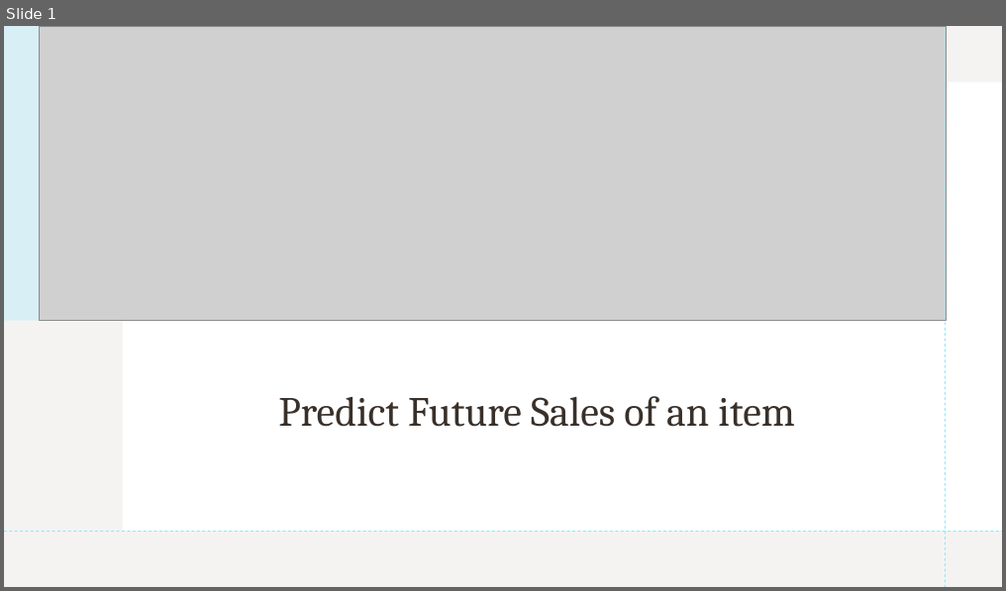
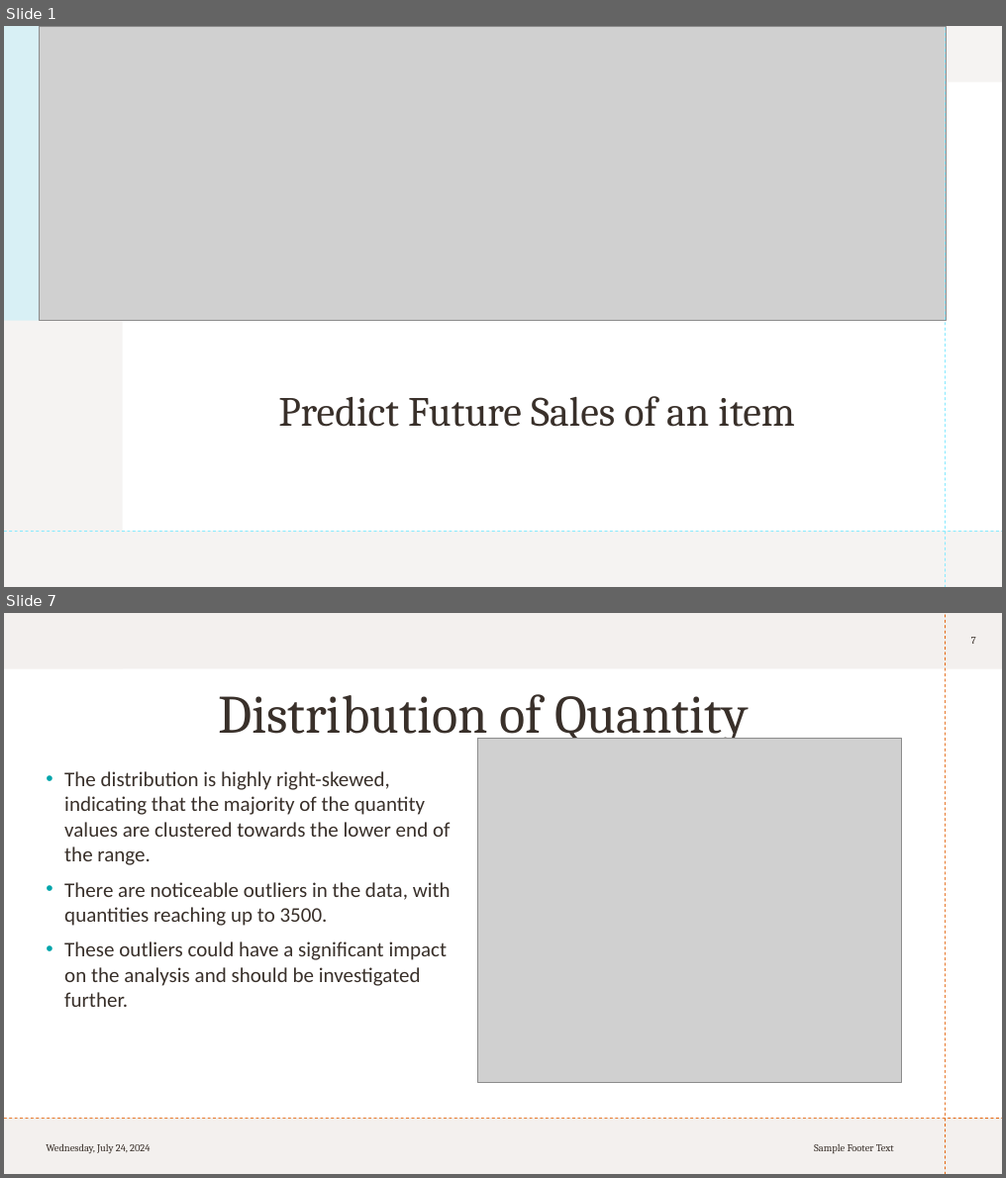
Before and after one commit to KarishmaFernandes/Forecasting-Future-Sales, a slide deck: sales Circly.pptx. Shown one above the other, each under a label of ours: slide 1 before the commit, slides 1 and 7 after it; the slides between them are not shown. The pictures are 1006x591 and 1006x1178 pixels, drawn with LibreOffice and Linux fonts; fonts in the diff are those of the drawing; grey boxes stand for pictures. Boxes give left, top, right and bottom in pixels: in the first picture for what was removed or moved away, otherwise in the second. Text is boxed around its words. In the diff, an @@ line names an element or a change of style, - is before the commit and + after.

```diff
--- a/sales Circly.pptx
+++ b/sales Circly.pptx
@@ slide 7 added at [4,613,1002,1174], background #FFFFFF; not listed: 2 template elements that a slide beside it also shows @@
@@ rectangle added at [4,613,1002,1174], fill #E5DEDB at 45% opacity @@
@@ page number added at [971,637,976,644], 10 pt, text #39302A @@
+7
@@ rectangle added at [4,669,945,1118], fill #FFFFFF @@
@@ rectangle added at [122,669,1002,1118], fill #FFFFFF @@
@@ title added at [218,694,747,745], 52 pt, text #39302A @@
+Distribution of Quantity
@@ picture added at [478,738,902,1082] @@
@@ text added at [64,771,450,1007], 20 pt, text #39302A @@
+• The distribution is highly right-skewed, indicating that the majority of the quantity values are clustered towards the lower end of the range.
+• There are noticeable outliers in the data, with quantities reaching up to 3500.
+• These outliers could have a significant impact on the analysis and should be investigated further.
@@ text added at [46,1144,150,1155], 10 pt, text #39302A @@
+Wednesday, July 24, 2024
@@ text added at [814,1145,894,1154], 10 pt, text #39302A @@
+Sample Footer Text
```
Also in this commit, not shown: 15 slides changed, 2 other slides added, 1 slide removed.
